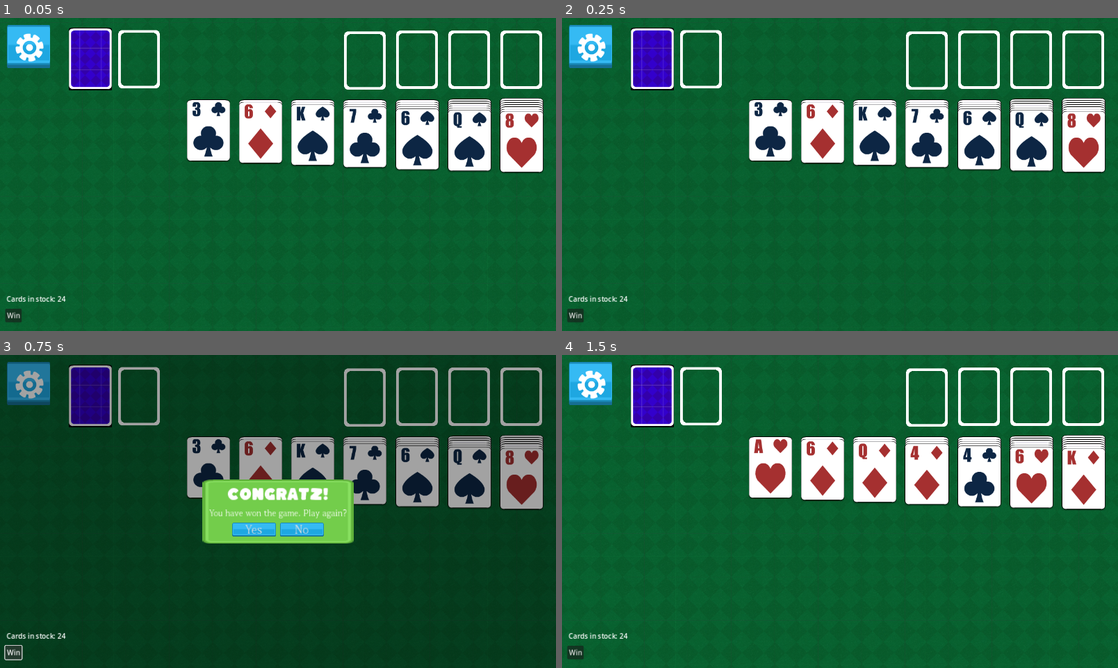
Above: before the commit, frames 1-4 (two rows, left to right).
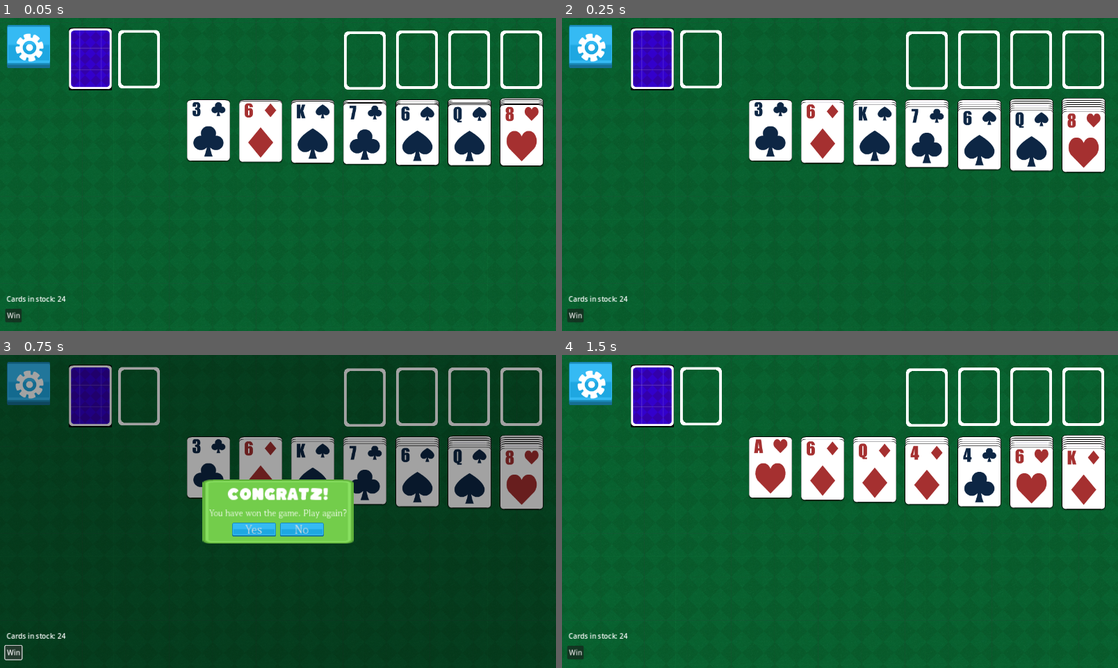
Above: after the commit, the same moments.

Repository: Taschi120/klondike
Game: Godot game, scene res://scenes/main_screen.tscn
The game is run twice, just before and just after one commit, with the same random seed, the same clock (stepped at 60 frames per second) and the same inputs.
Inputs:
- Up to frame 1 (0.05 s): no input
- Up to frame 2 (0.25 s): no input
- Up to frame 3 (0.75 s): click "Win" at 0.5 s
- Up to frame 4 (1.5 s): click "Yes" at 1.25 s

The runs differ from the first frame. In frame 1, 3.0% of the frame differs, in the area x 43-98%, y 26-50%; in frame 2, nothing differs; in frame 3, nothing differs; in frame 4, nothing differs.

Commit message:
add some animations for card movement

Diff:
--- a/scenes/game/card_stack.gd
+++ b/scenes/game/card_stack.gd
@@ -16,6 +16,10 @@
 
 func add_card(_card):
 	$Internal.add_child(_card)
+	reposition_card(_card)
+
+func reposition_card(_card) -> void:
+	var tween = self.create_tween()
 	_card.position = Vector2.ZERO
 
 func add_cards(stack: Array) -> void:
--- a/scenes/game/foundation.gd
+++ b/scenes/game/foundation.gd
@@ -2,11 +2,12 @@
 
 class_name Foundation
 
-@export var suit = "heart"
+var suit = "undefined"
 
 signal card_added
 
 func add_card(_card) -> void:
+	suit = _card.suit
 	super.add_card(_card)
 	card_added.emit()
 
@@ -23,10 +24,10 @@
 	if source.get_region() not in [Regions.DISCARD, Regions.TABLEAU]:
 		return false
 
-	if suit != cards[0].suit:
-		return false
-
 	if cards[0].value != get_current_value() + 1:
 		return false
 
+	if suit != cards[0].suit and suit != "undefined":
+		return false
+
 	return true
--- a/scenes/game/tableau_pile.gd
+++ b/scenes/game/tableau_pile.gd
@@ -12,6 +12,9 @@
 func remove_card(_card):
 	super.remove_card(_card)
 	reorg_stack()
+
+func reposition_card(_card) -> void:
+	pass # we'll take care of any repositioning in "reorg_stack()"
 
 func take_top_card():
 	var result = super.take_top_card()
@@ -53,10 +56,12 @@
 			offset += FACEDOWN_OFFSET
 
 		card = $Internal.get_child(i)
-		card.position = offset
+		var tween = card.create_tween()
+		tween.tween_property(card, "position", offset, 0.1)
 		previous_card_open = card.open
 
-	$DropoffSpot.position = $Internal.get_child(child_count - 1).position
+	var tween = $DropoffSpot.create_tween()
+	tween.tween_property($DropoffSpot, "position", offset, 0.1)
 
 func get_region():
 	return Regions.TABLEAU
--- a/scenes/main_screen.gd
+++ b/scenes/main_screen.gd
@@ -147,7 +147,7 @@
 	if not _card.open:
 		return false
 	for foundation in $Foundations.get_children():
-		if foundation.suit == _card.suit:
+		if foundation.suit == _card.suit or foundation.suit == "undefined":
 			if foundation.get_current_value() + 1 == _card.value:
 				if _card.get_region() == Regions.DISCARD:
 					print("Move from discard to foundation")
--- a/scenes/main_screen.tscn
+++ b/scenes/main_screen.tscn
@@ -36,15 +36,12 @@
 
 [node name="FoundationDiamond" parent="Foundations" instance=ExtResource("5_w2yvf")]
 position = Vector2(848, 96)
-suit = "diamond"
 
 [node name="FoundationSpade" parent="Foundations" instance=ExtResource("5_w2yvf")]
 position = Vector2(968, 96)
-suit = "spade"
 
 [node name="FoundationClub" parent="Foundations" instance=ExtResource("5_w2yvf")]
 position = Vector2(1088, 96)
-suit = "club"
 
 [node name="Tableaux" type="Node2D" parent="."]
 metadata/_edit_group_ = true
